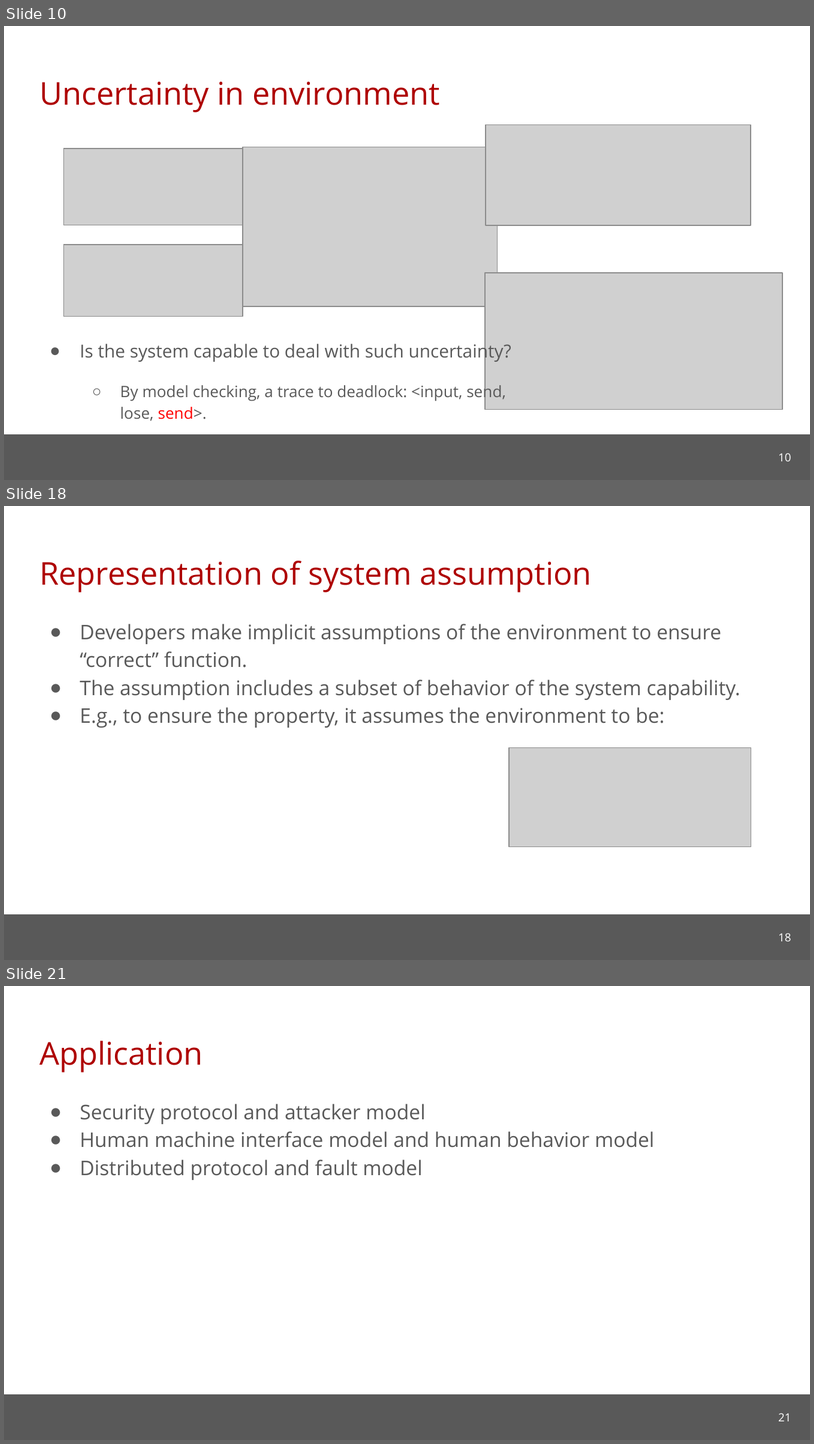
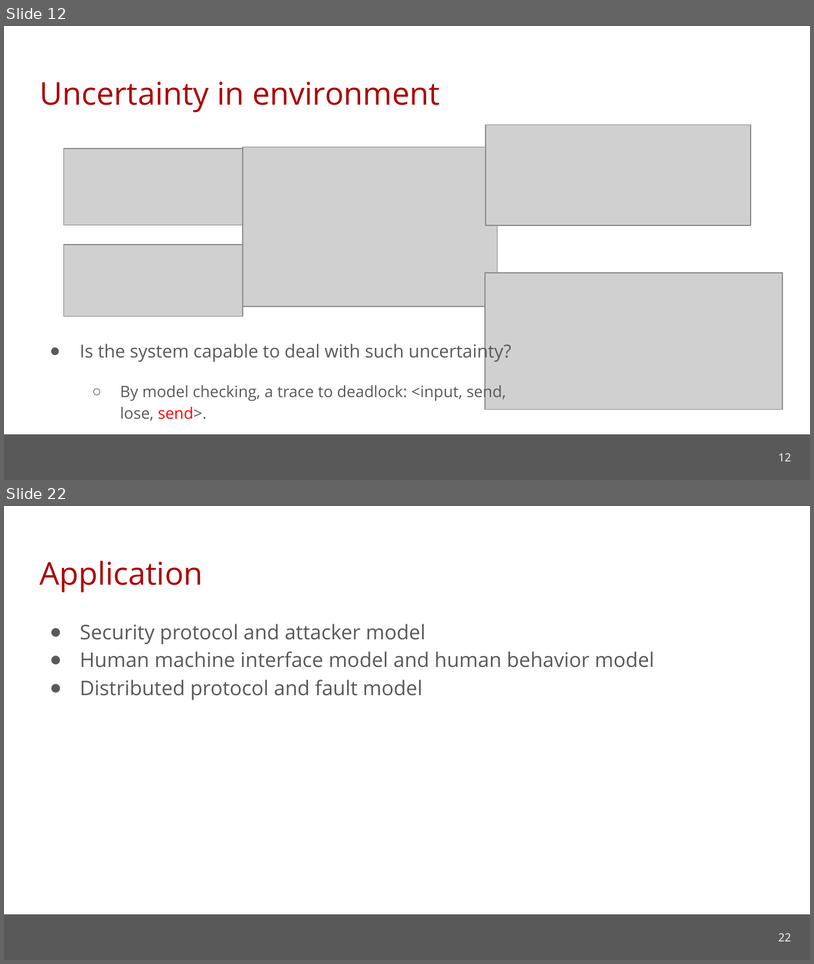
Before and after one commit to cmu-soda/Robustness, a slide deck: Robustness.pptx. Shown one above the other, each under a label of ours: slides 10, 18 and 21 before the commit, slides 12 and 22 after it; the slides between them are not shown. The pictures are 814x1444 and 814x964 pixels, drawn with LibreOffice and Linux fonts; fonts in the diff are those of the drawing; grey boxes stand for pictures; background and template pictures are left out. Boxes give left, top, right and bottom in pixels: in the first picture for what was removed or moved away, otherwise in the second. Text is boxed around its words. In the diff, an @@ line names an element or a change of style, - is before the commit and + after.

```diff
--- a/Robustness.pptx
+++ b/Robustness.pptx
@@ slide 18 removed at <box>4,506,810,960</box>, background #FFFFFF; not listed: 1 template element that a slide beside it also shows @@
@@ title removed at <box>39,561,592,592</box> @@
-Representation of system assumption
@@ text removed at <box>80,624,741,727</box> @@
-● Developers make implicit assumptions of the environment to ensure “correct” function.
-● The assumption includes a subset of behavior of the system capability.
-● E.g., to ensure the property, it assumes the environment to be:
@@ picture removed at <box>510,747,752,846</box> @@
@@ page number removed at <box>779,933,791,941</box> @@
-18
@@ what was slide 10 is now slide 12 @@
@@ page number at <box>779,453,791,461</box>: text changed @@
-10
+12
@@ what was slide 21 is now slide 22 @@
@@ page number at <box>779,933,791,941</box>: text changed @@
-21
+22
```
Also in this commit, not shown: 5 slides changed, 7 slides added, 5 other slides removed.
